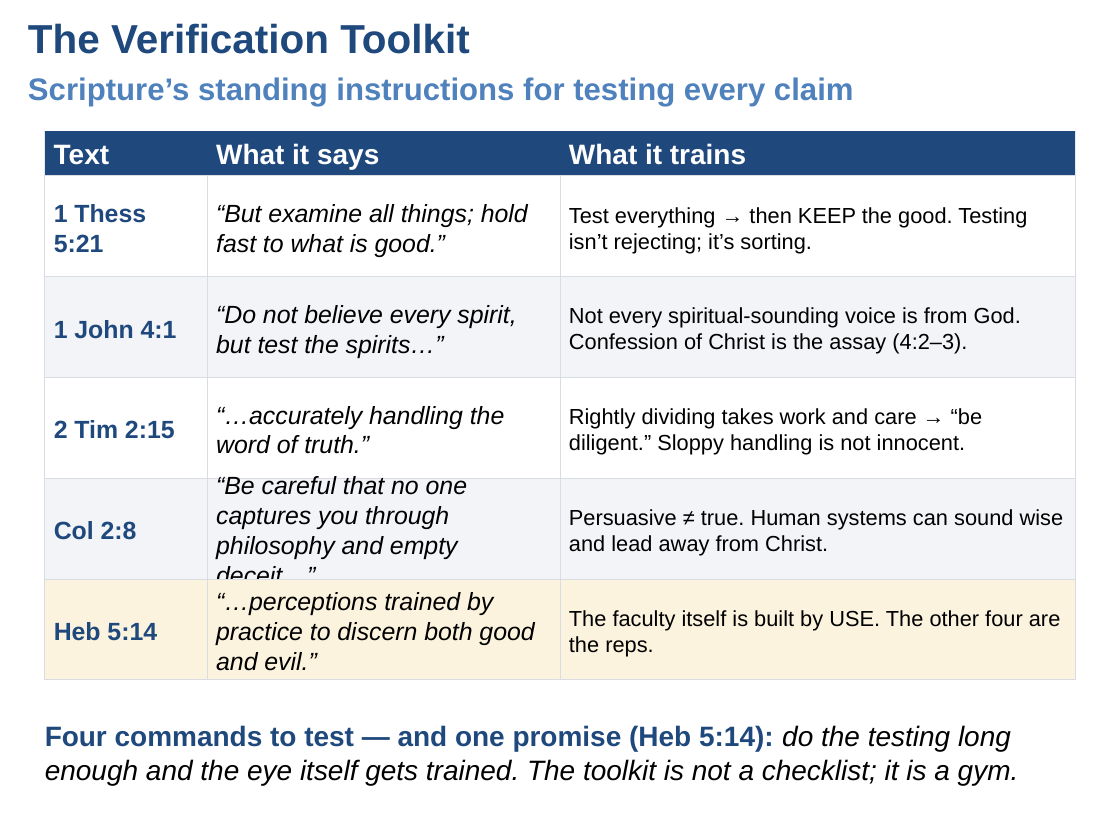
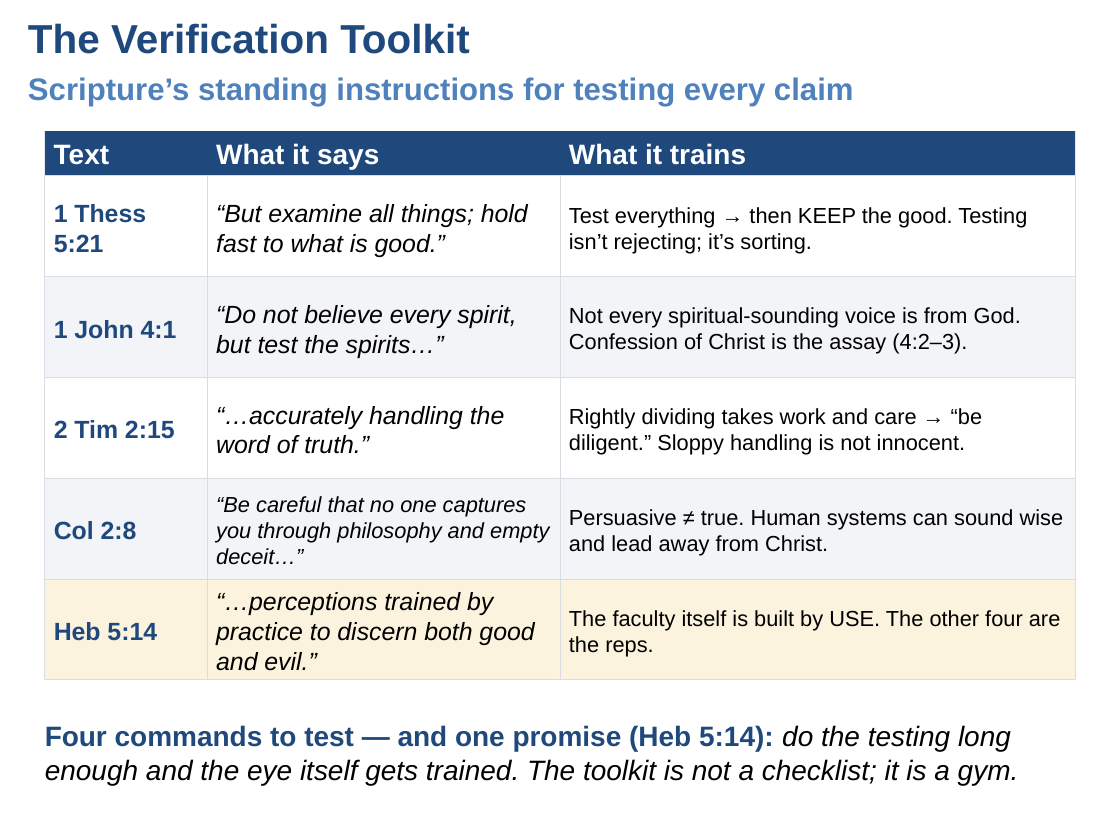
Before and after one commit to UsefulEngines/EvangelismPublic, a slide deck: slide 4 of 2026-Q4/05-TheBereanMethod/Week05-TheBereanMethod.pptx. Drawn at 1120x840 pixels with LibreOffice and Linux fonts; fonts in the diff are those of the drawing. Boxes give left, top, right and bottom in pixels: in the first picture for what was removed or moved away, otherwise in the second. Text is boxed around its words. In the diff, an @@ line names an element or a change of style, - is before the commit and + after.

```diff
--- a/2026-Q4/05-TheBereanMethod/Week05-TheBereanMethod.pptx
+++ b/2026-Q4/05-TheBereanMethod/Week05-TheBereanMethod.pptx
@@ text "“Be careful that no one ..." at [216, 496, 549, 565]: size 16 to 14 pt @@
```
Also in this commit, not shown: 3 other slides changed, 1 other file.
